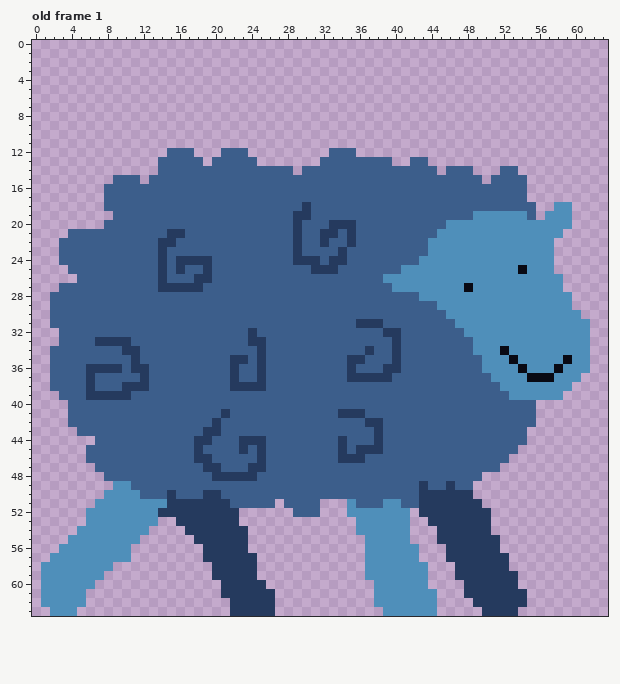
One commit to this pixel-art file: sheep/blue_sheep.aseprite. Above, as it was before the edit.
64x64 pixels, 1 frame. Shown: old frame 1. The commit also changed other frames, which this record leaves out.
New version:
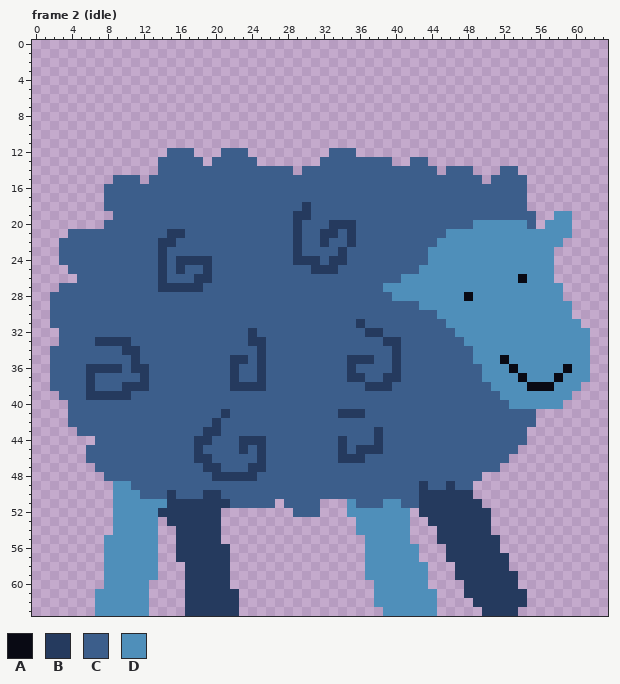
Palette (. is transparent): A #090a14  B #253a5e  C #3c5e8b  D #4f8fba
A new or re-ordered frame is compared with the old frame closest to it.
Author's note on the commit: Smoothed the movement of the sheep by adding steering behaviour
Change:
frames 1 -> 12
Changed rows in their new state; - is an unchanged pixel.
Frame 2 (idle) is new; against old frame 1:
first column x 37:
18 ------------------.--..--
19 ------------CCCCCC--.----
20 ---------CCC------C.-----
21 --------C-------------D--
22 -------C-------------D---
24 ------C------------------
25 ----CC-----------D-------
26 --CC-------------A---.---
27 --D--------D-------------
28 ---DDD-----A----------.--
29 ------DD-----------------
30 --------D--------------.-
31 CC-------D--------------.
32 BBCC------D--------------
33 --B--------D-------------
34 C--------------D---------
35 B-----------D--AD-----D--
36 --C-------------AD---DA--
37 CC-B---------D---ADDDA--D
38 BBB-----------D---AAA--D-
39 ---------------D------D--
40 ----------------DDDDDD---
42 CC-----------------------
first column x 1:
50 -------.------------------
51 ------..------------------
52 -----...------------..----
53 -----...------B-----..----
54 ----....----D--B----...---
55 ---....----DD--BB---...---
56 --.....---DDD--BBB---..---
57 -......---DDD--BBB---...--
58 .......-DDDDD---BBB--...--
59 .......DDDDDD---BBB--...--
60 ......-DDDDD----BBBB-....-
61 .....-DDDDDD----BBBB--....
62 .....-DDDDDD----BBBBB-....
63 -...--DDDDDD----BBBBB-....
